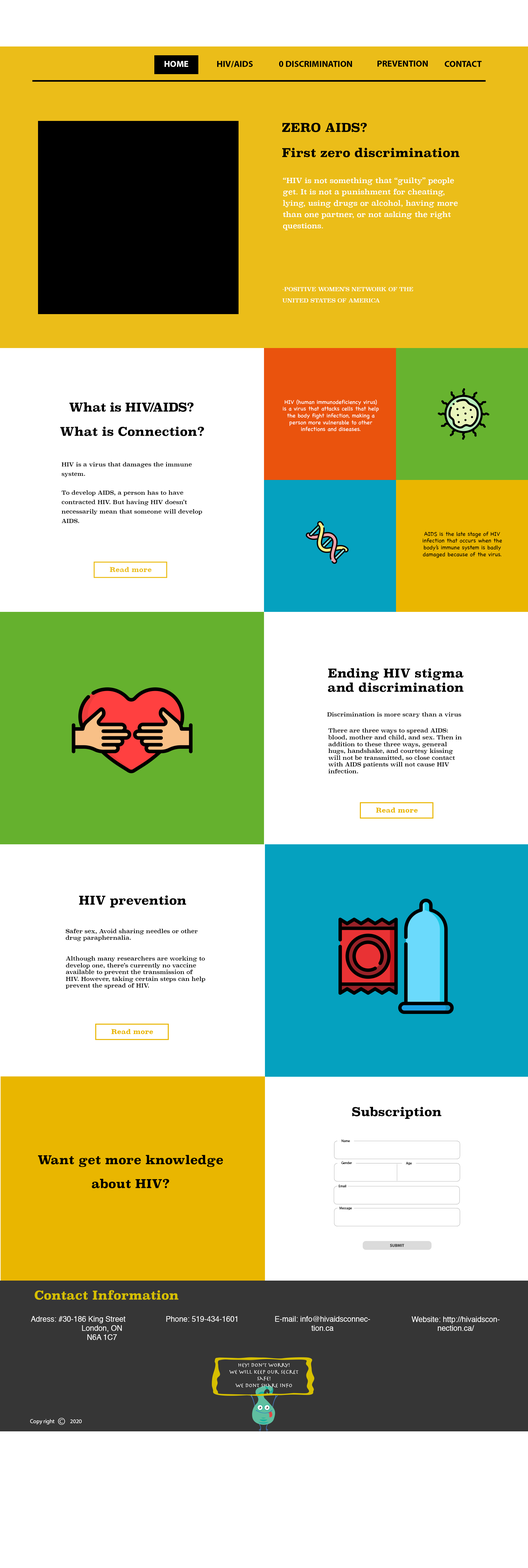
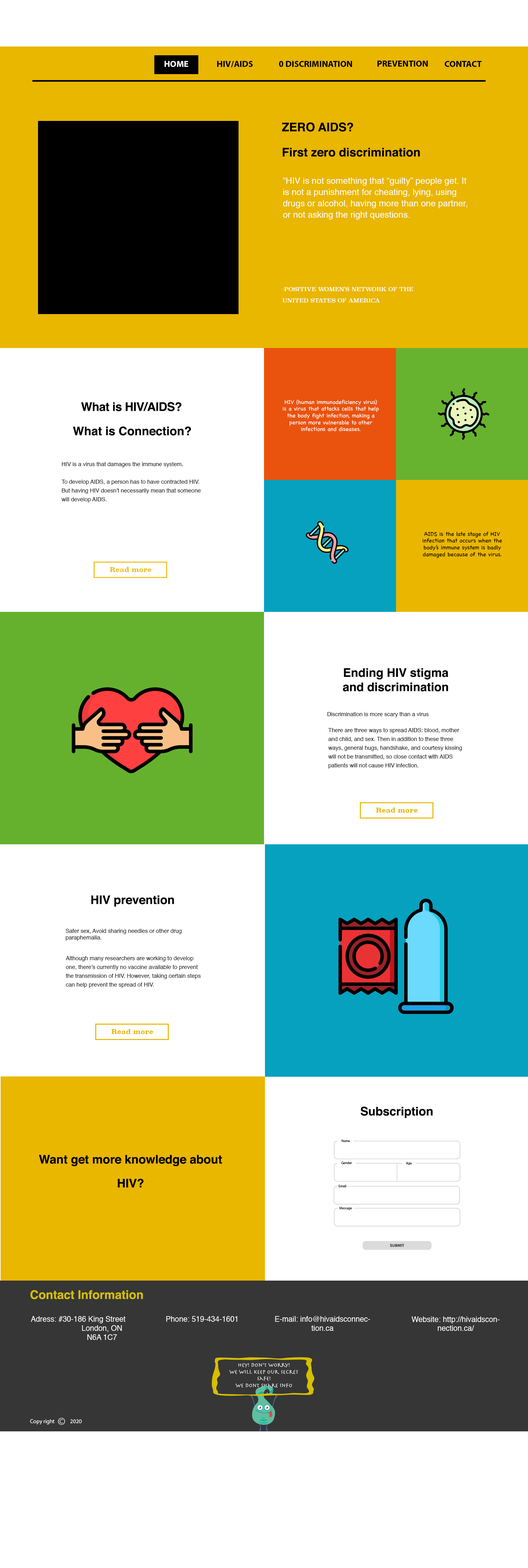
Comparing the layer stacks of the two 528 x 1568 images. Changes:
painted on "There are three ways to spread AIDS: blood, mother and child, a" over [327,728,462,774]
painted on "Discrimination is more scary than a virus" over [326,712,462,718]
painted on "Ending HIV stigma and discrimination" over [327,668,464,692]
painted on "Safer sex, Avoid sharing needles or other drug paraphernalia." over [65,928,198,942]
painted on "Although many researchers are working to develop one, there’s c" over [65,956,206,989]
painted on "HIV prevention" over [78,895,187,908]
painted on "“HIV is not something that “guilty” people get. It is not a pun" over [282,177,468,231]
painted on "ZERO AIDS? First zero discrimination" over [281,122,460,158]
"Rectangle 1": opacity 90% → 100% over [0,46,528,349]
painted on "HIV is a virus that damages the immune system. To develop AID" over [61,462,202,523]
painted on "What is Connection?" over [59,426,204,437]
painted on "What is HIV/AIDS?" over [69,402,194,413]
painted on "Subscription" over [351,1106,442,1120]
painted on "Want get more knowledge about HIV?" over [38,1154,224,1189]
painted on "Contact Information" over [30,1290,179,1300]
showed "HIV_home" over [0,46,528,348]
